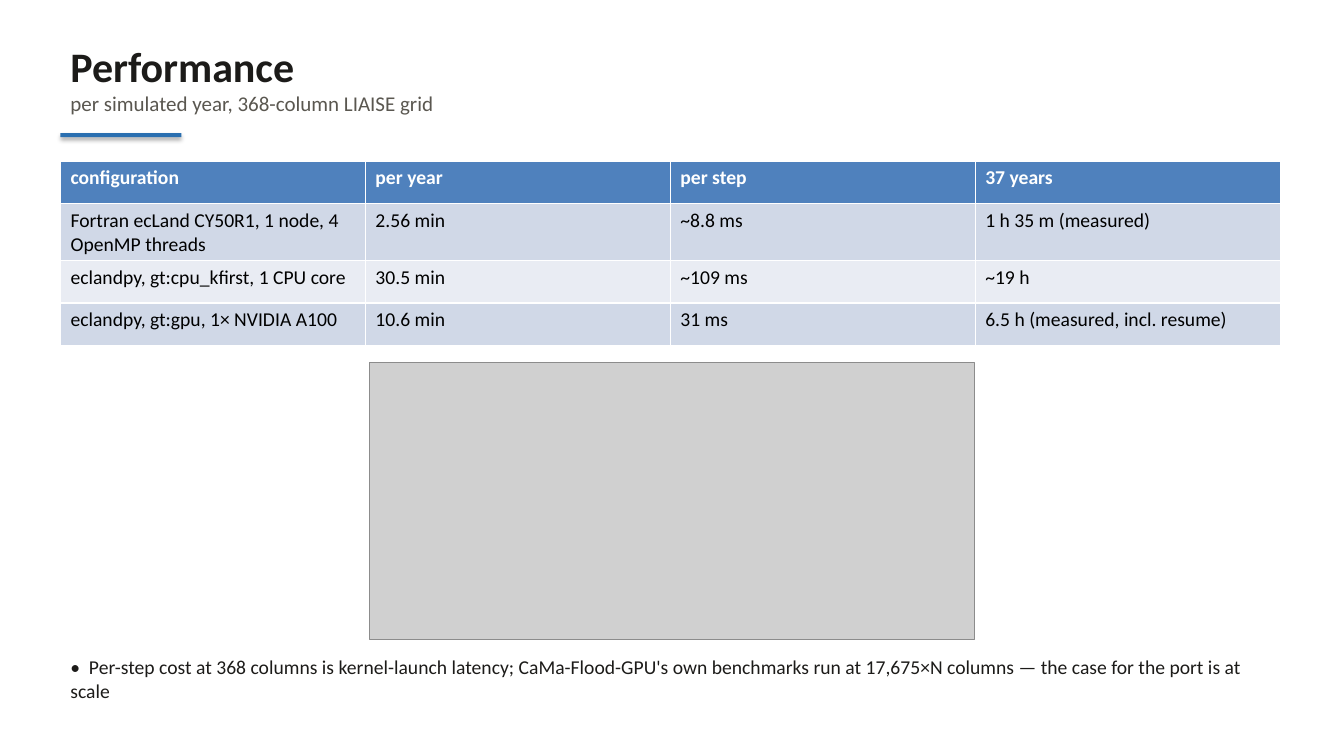
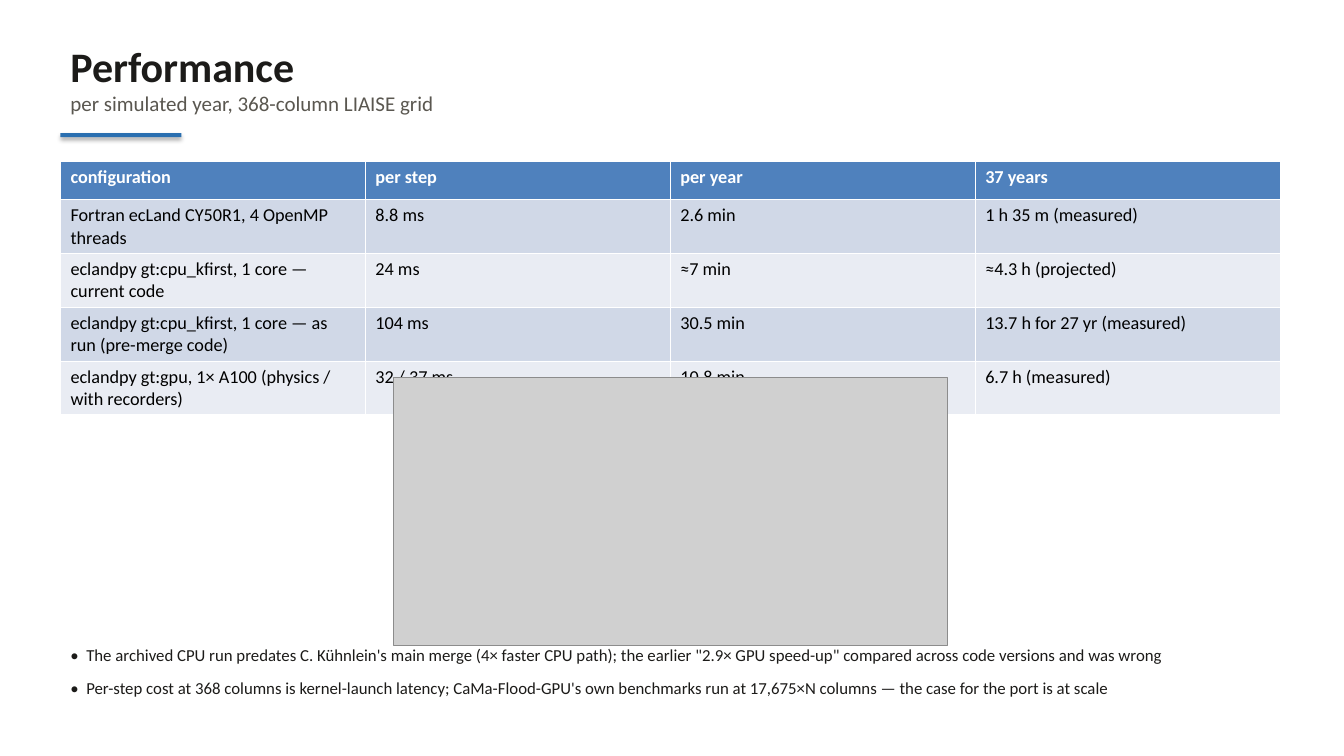
Before and after one commit to ecCinziaMazzetti/liaise-glofas, a slide deck: slide 11 of docs/eclandpy_liaise_slides.pptx. Drawn at 1344x756 pixels with LibreOffice and Linux fonts; fonts in the diff are those of the drawing; grey boxes stand for pictures. Boxes give left, top, right and bottom in pixels: in the first picture for what was removed or moved away, otherwise in the second. Text is boxed around its words. In the diff, an @@ line names an element or a change of style, - is before the commit and + after.

```diff
--- a/docs/eclandpy_liaise_slides.pptx
+++ b/docs/eclandpy_liaise_slides.pptx
@@ table at box(60, 161, 1278, 412) @@
-row 1: configuration | per year | per step | 37 years
-row 2: Fortran ecLand CY50R1, 1 node, 4 OpenMP threads | 2.56 min | ~8.8 ms | 1 h 35 m (measured)
-row 3: eclandpy, gt:cpu_kfirst, 1 CPU core | 30.5 min | ~109 ms | ~19 h
-row 4: eclandpy, gt:gpu, 1× NVIDIA A100 | 10.6 min | 31 ms | 6.5 h (measured, incl. resume)
+row 1: configuration | per step | per year | 37 years
+row 2: Fortran ecLand CY50R1, 4 OpenMP threads | 8.8 ms | 2.6 min | 1 h 35 m (measured)
+row 3: eclandpy gt:cpu_kfirst, 1 core — current code | 24 ms | ≈7 min | ≈4.3 h (projected)
+row 4: eclandpy gt:cpu_kfirst, 1 core — as run (pre-merge code) | 104 ms | 30.5 min | 13.7 h for 27 yr (measured)
+row 5: eclandpy gt:gpu, 1× A100 (physics / with recorders) | 32 / 37 ms | 10.8 min | 6.7 h (measured)
@@ picture: place and size @@
-picture at box(370, 363, 975, 639)
+picture at box(393, 378, 948, 645)
@@ text "• The archived CPU run ...": place and size @@
-text "• The archived CPU run ..." at box(70, 660, 1241, 698)
+text "• The archived CPU run ..." at box(86, 649, 1161, 697)
@@ text at box(86, 649, 1161, 664): paragraph added @@
+• The archived CPU run predates C. Kühnlein's main merge (4× faster CPU path); the earlier "2.9× GPU speed-up" compared across code versions and was wrong
@@ text at box(86, 682, 1108, 697): size 14 to 12 pt in "• Per-step cost at 368 columns is ..." @@
```
Also in this commit, not shown: 2 other slides changed, 8 other files.
